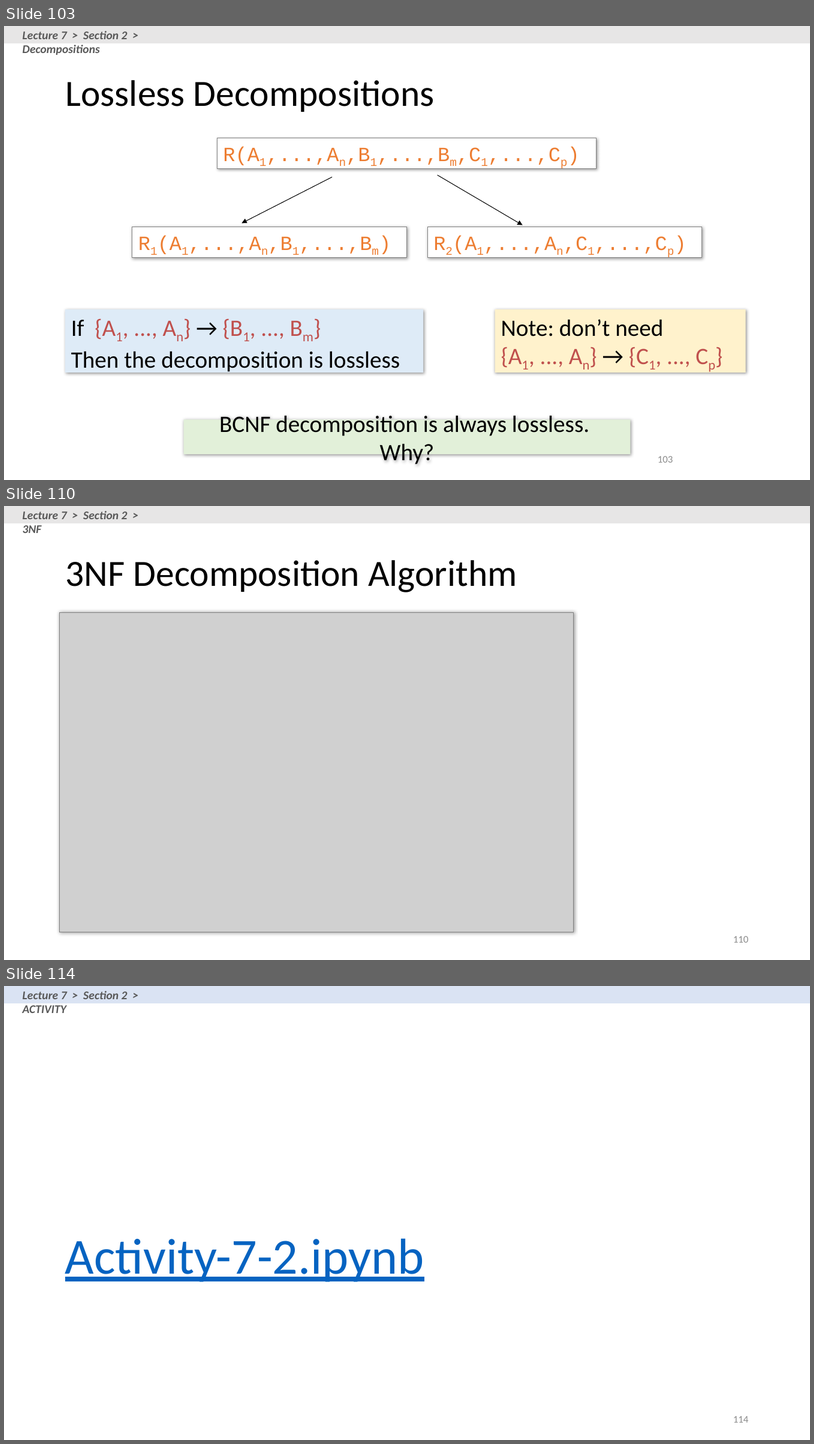
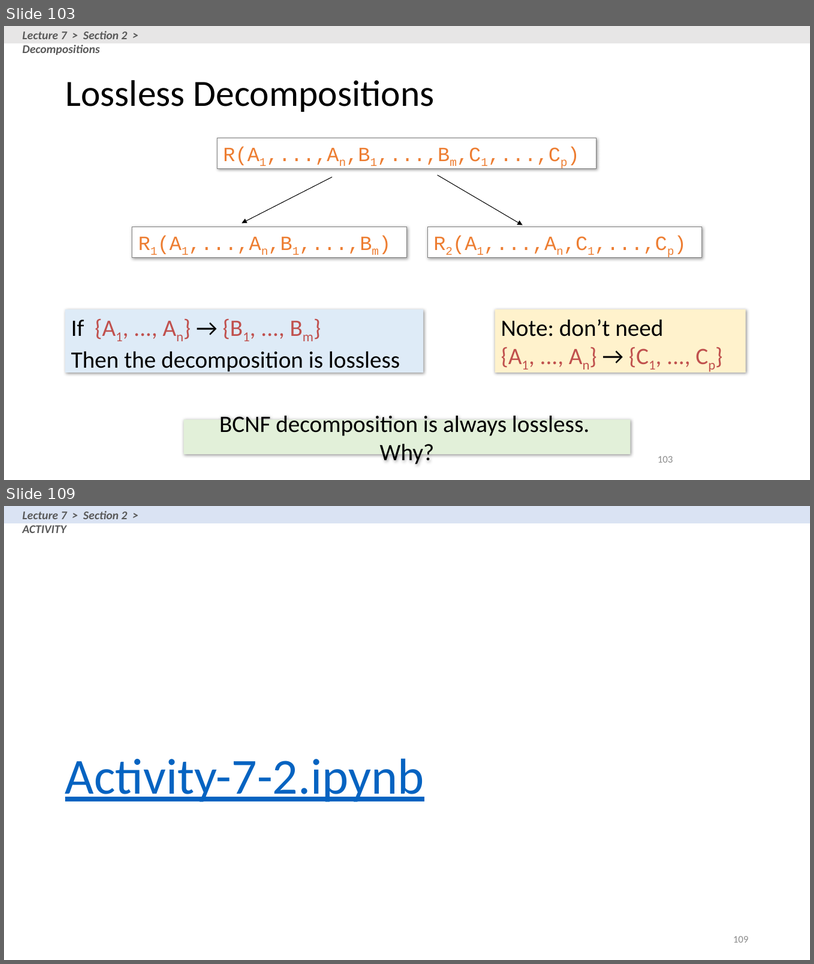
Before and after one commit to XIEQ/cs145-notebooks, a slide deck: lecture-5-7/Lecture_5_7_DB_Design.pptx. Shown one above the other, each under a label of ours: slides 103, 110 and 114 before the commit, slides 103 and 109 after it; the slides between them are not shown. The pictures are 814x1444 and 814x964 pixels, drawn with LibreOffice and Linux fonts; fonts in the diff are those of the drawing; grey boxes stand for pictures. Boxes give left, top, right and bottom in pixels: in the first picture for what was removed or moved away, otherwise in the second. Text is boxed around its words. In the diff, an @@ line names an element or a change of style, - is before the commit and + after.

Commit message:
Changed activity 7-2 to lossy decomp, removed 3NF from 7

```diff
--- a/lecture-5-7/Lecture_5_7_DB_Design.pptx
+++ b/lecture-5-7/Lecture_5_7_DB_Design.pptx
@@ slide 110 removed at bbox=[4, 506, 810, 960], background #FFFFFF @@
@@ rectangle removed at bbox=[4, 506, 810, 523] @@
@@ text removed at bbox=[23, 511, 128, 533] @@
-Lecture 7 > Section 2 > 3NF
@@ title removed at bbox=[65, 560, 517, 592] @@
-3NF Decomposition Algorithm
@@ picture removed at bbox=[60, 612, 574, 932] @@
@@ page number removed at bbox=[734, 936, 749, 942] @@
-110
@@ what was slide 114 is now slide 109 @@
@@ page number at bbox=[734, 936, 749, 942]: text changed @@
-114
+109
```
Also in this commit, not shown: 10 slides changed, 1 slide added, 5 other slides removed, 4 other files.
